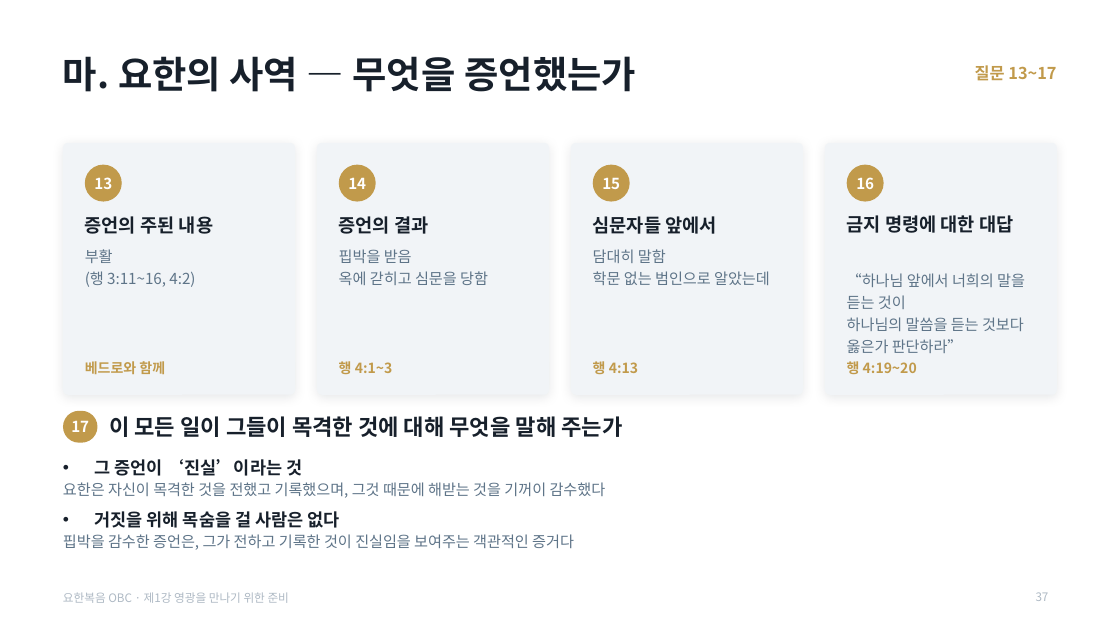
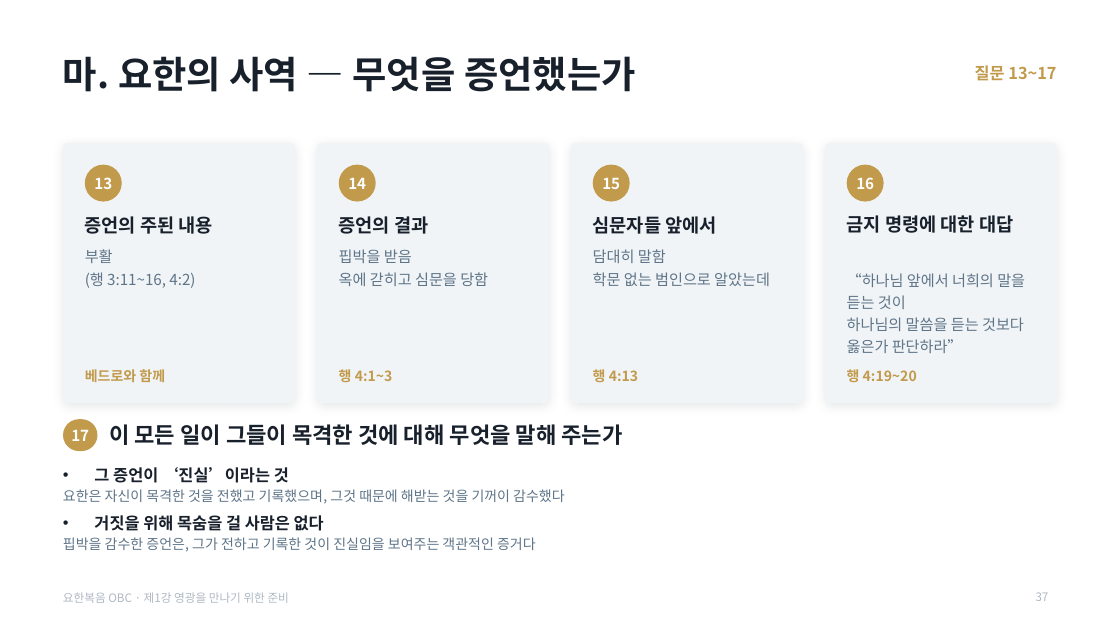
Before and after one commit to mio-modu/bible_GospelofJohn, a slide deck: slide 37 of dist/요한복음_1강_영광을_만나기_위한_준비.pptx. Drawn at 1120x630 pixels with LibreOffice and Linux fonts; fonts in the diff are those of the drawing. Boxes give left, top, right and bottom in pixels: in the first picture for what was removed or moved away, otherwise in the second. Text is boxed around its words. In the diff, an @@ line names an element or a change of style, - is before the commit and + after.

```diff
--- a/dist/요한복음_1강_영광을_만나기_위한_준비.pptx
+++ b/dist/요한복음_1강_영광을_만나기_위한_준비.pptx
@@ rounded rectangle: place and size @@
-rounded rectangle at bbox=[63, 143, 295, 395]
+rounded rectangle at bbox=[63, 143, 295, 403]
@@ rounded rectangle: place and size @@
-rounded rectangle at bbox=[317, 143, 549, 395]
+rounded rectangle at bbox=[317, 143, 549, 403]
@@ rounded rectangle: place and size @@
-rounded rectangle at bbox=[571, 143, 803, 395]
+rounded rectangle at bbox=[571, 143, 803, 403]
@@ rounded rectangle: place and size @@
-rounded rectangle at bbox=[825, 143, 1057, 395]
+rounded rectangle at bbox=[825, 143, 1057, 403]
@@ text "베드로와 함께": place and size @@
-text "베드로와 함께" at bbox=[85, 361, 165, 374]
+text "베드로와 함께" at bbox=[85, 369, 165, 382]
@@ text "행 4:1~3": place and size @@
-text "행 4:1~3" at bbox=[339, 361, 393, 374]
+text "행 4:1~3" at bbox=[339, 369, 393, 382]
@@ text "행 4:13": place and size @@
-text "행 4:13" at bbox=[593, 361, 638, 374]
+text "행 4:13" at bbox=[593, 369, 638, 382]
@@ text "행 4:19~20": place and size @@
-text "행 4:19~20" at bbox=[847, 361, 917, 374]
+text "행 4:19~20" at bbox=[847, 369, 917, 382]
@@ 2 texts, 1 rounded rectangle: place and size @@
-2 texts, 1 rounded rectangle at bbox=[63, 411, 622, 443]
+2 texts, 1 rounded rectangle at bbox=[63, 419, 622, 451]
@@ text "그 증언이 ‘진실’이라는 것": place and size @@
-text "그 증언이 ‘진실’이라는 것" at bbox=[63, 459, 606, 550]
+text "그 증언이 ‘진실’이라는 것" at bbox=[63, 467, 564, 552]
@@ text "그 증언이 ‘진실’이라는 것" at bbox=[63, 467, 564, 552]: size 15 to 14 pt in "그 증언이 ‘진실’이라는 것", "거짓을 위해 목숨을 걸 사람은 없다"; size 13 to 12 pt in "요한은 자신이 목격한 것을 전했고 기록했으며, 그것 ...", "핍박을 감수한 증언은, 그가 전하고 기록한 것이 ..."; less space between paragraphs @@
```
Also in this commit, not shown: 18 other slides changed, 6 other files.
